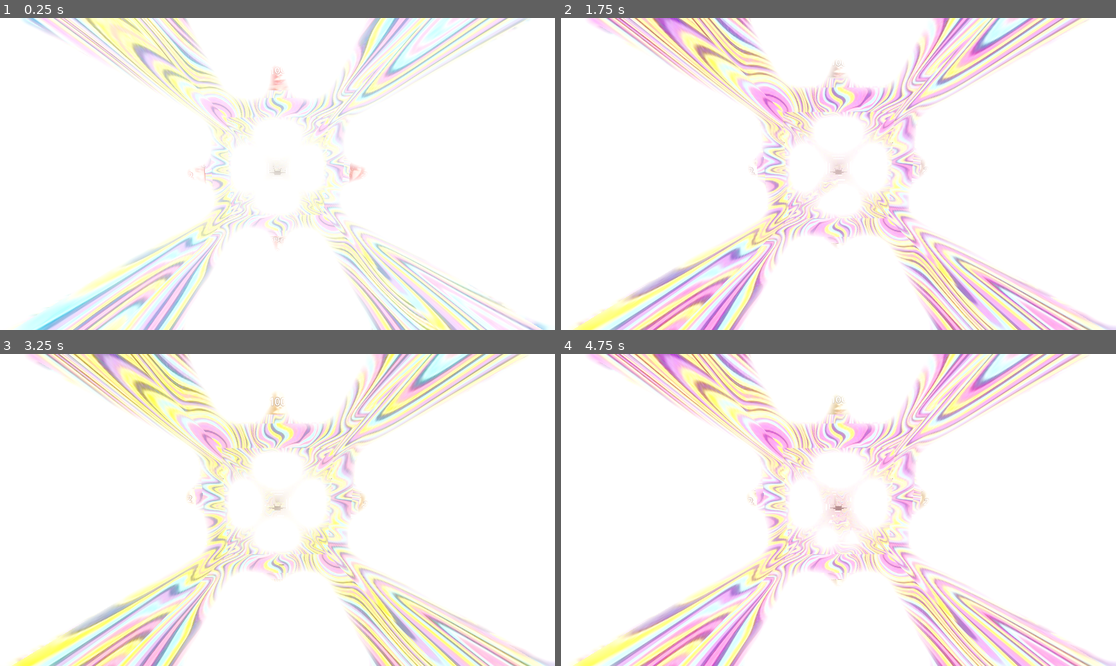
Above: before the commit, frames 1-4 (two rows, left to right).
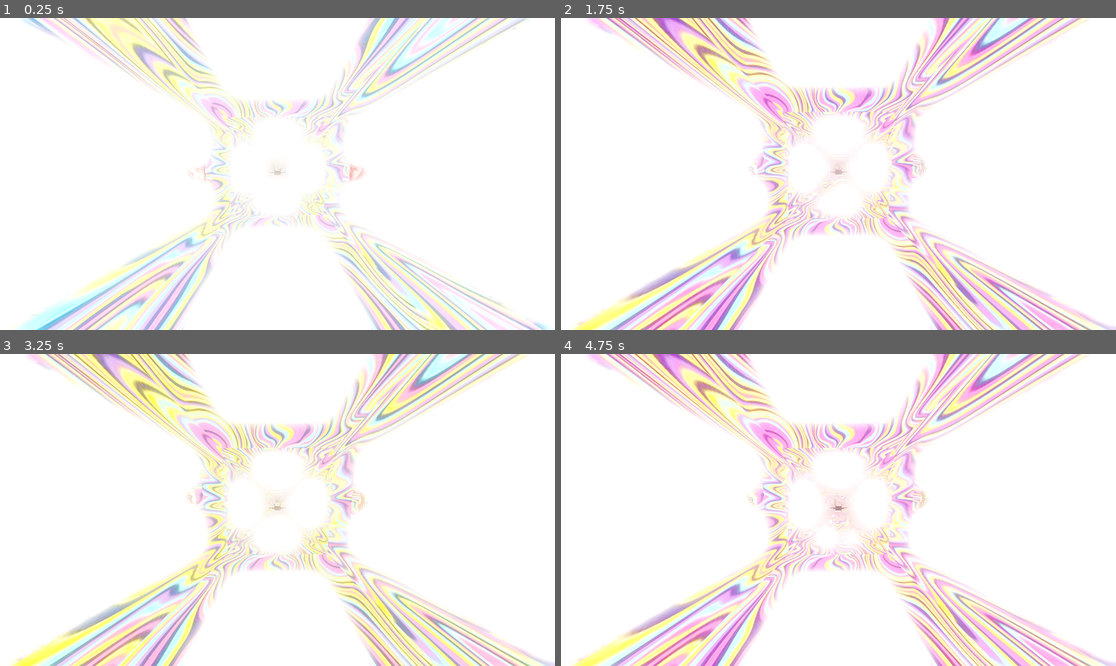
Above: after the commit, the same moments.

Repository: 12318241975/ToorsTour
Game: Godot game, scene res://scenes/level.tscn
Two runs of this game, one before a commit and one after it. Both use one fixed random seed, a clock stepped at 60 frames per second and the inputs below.
Inputs (mouse positions are in pixels of both pictures, inside the frame that each line leads up to):
- Up to frame 1 (0.25 s): no input
- Up to frame 2 (1.75 s): tap Enter at 0.5 s; move the mouse to (866, 174) at 0.52 s; tap R at 0.6, 1.35 s; move the mouse to (810, 174) at 1.27 s
- Up to frame 3 (3.25 s): move the mouse to (288, 503) at 2.02 s; tap R at 2.1, 2.85 s; move the mouse to (271, 516) at 2.77 s
- Up to frame 4 (4.75 s): move the mouse to (877, 513) at 3.52 s; tap R at 3.6, 4.35 s; move the mouse to (794, 506) at 4.27 s

The runs differ from the first frame. In frame 1, 0.3% of the frame differs, in the area x 47-66%, y 15-74%; in frame 2, 0.3%; in frame 3, 0.4%; in frame 4, 0.4%, in the area x 47-67%, y 13-74%.

Commit message:
fixed speed measurement bug at low fps

Diff:
--- a/scenes/player.tscn
+++ b/scenes/player.tscn
@@ -186,7 +186,7 @@
 [node name="Label3D2" type="Label3D" parent="follow/Node3D" unique_id=1829951203]
 transform = Transform3D(-1, 0, 8.742278e-08, 0, 1, 0, -8.742278e-08, 0, -1, 0, 5, -5.3)
 pixel_size = 0.075
-text = "DISTANCE"
+text = "SPEED"
 
 [node name="Node3D2" parent="follow" unique_id=1125132096 instance=ExtResource("7_fjrip")]
 transform = Transform3D(1, 0, 0, 0, 1, 0, 0, 0, 1, 33, 0, 30)
@@ -196,22 +196,6 @@
 pixel_size = 0.075
 text = "DISTANCE"
 
-[node name="Node3D3" parent="follow" unique_id=462978305 instance=ExtResource("7_fjrip")]
-transform = Transform3D(1, 0, 0, 0, 1, 0, 0, 0, 1, 0, 33, 30)
-
-[node name="Label3D2" type="Label3D" parent="follow/Node3D3" unique_id=1373068218]
-transform = Transform3D(-1, 0, 8.742278e-08, 0, 1, 0, -8.742278e-08, 0, -1, 0, 5, -5.3)
-pixel_size = 0.075
-text = "SPEED"
-
-[node name="Node3D4" parent="follow" unique_id=202182426 instance=ExtResource("7_fjrip")]
-transform = Transform3D(1, 0, 0, 0, 1, 0, 0, 0, 1, 0, -33, 30)
-
-[node name="Label3D2" type="Label3D" parent="follow/Node3D4" unique_id=867944799]
-transform = Transform3D(-1, 0, 8.742278e-08, 0, 1, 0, -8.742278e-08, 0, -1, 0, 5, -5.3)
-pixel_size = 0.075
-text = "SPEED"
-
 [connection signal="body_entered" from="Playerbody" to="Playerbody" method="_on_body_entered"]
 [connection signal="died" from="Playerbody" to="Camera3D" method="_on_playerbody_died"]
 [connection signal="died" from="Playerbody" to="Playerbody/ship" method="_on_playerbody_died"]
--- a/scripts/playerbody.gd
+++ b/scripts/playerbody.gd
@@ -11,10 +11,8 @@
 
 signal died
 
-@onready var scoreText = $"../follow/Node3D/Label3D"
-@onready var scoreText2 = $"../follow/Node3D2/Label3D"
-@onready var speedText = $"../follow/Node3D3/Label3D"
-@onready var speedText2 = $"../follow/Node3D4/Label3D"
+@onready var scoreText = $"../follow/Node3D2/Label3D"
+@onready var speedText = $"../follow/Node3D/Label3D"
 #@onready var finalScoreText = $"..CanvasLayer/Label"
 
 var targetPos: Vector3
@@ -51,15 +49,13 @@
 
 	velocity = position - prev_position
 	scoreText.text = str(roundi(position.z / 10))
-	scoreText2.text = str(roundi(position.z / 10))
-	speedText.text = str(roundi(velocity.z * 100))
-	speedText2.text = str(roundi(velocity.z * 100))
+	speedText.text = str(roundi(velocity.z / delta / 10))
 
 	_update_visual_rotation(delta)
 
 func _update_visual_rotation(delta: float) -> void:
 	var bank_angle: float = velocity.x * tiltAmount
-	var pitch_angle: float = velocity.y * tiltAmount
+	var pitch_angle: float = velocity.y * tiltAmount / 10
 	var target_basis = Basis.IDENTITY
 	target_basis = target_basis.rotated(Vector3.FORWARD, bank_angle)
 	target_basis = target_basis.rotated(Vector3.RIGHT, pitch_angle)
